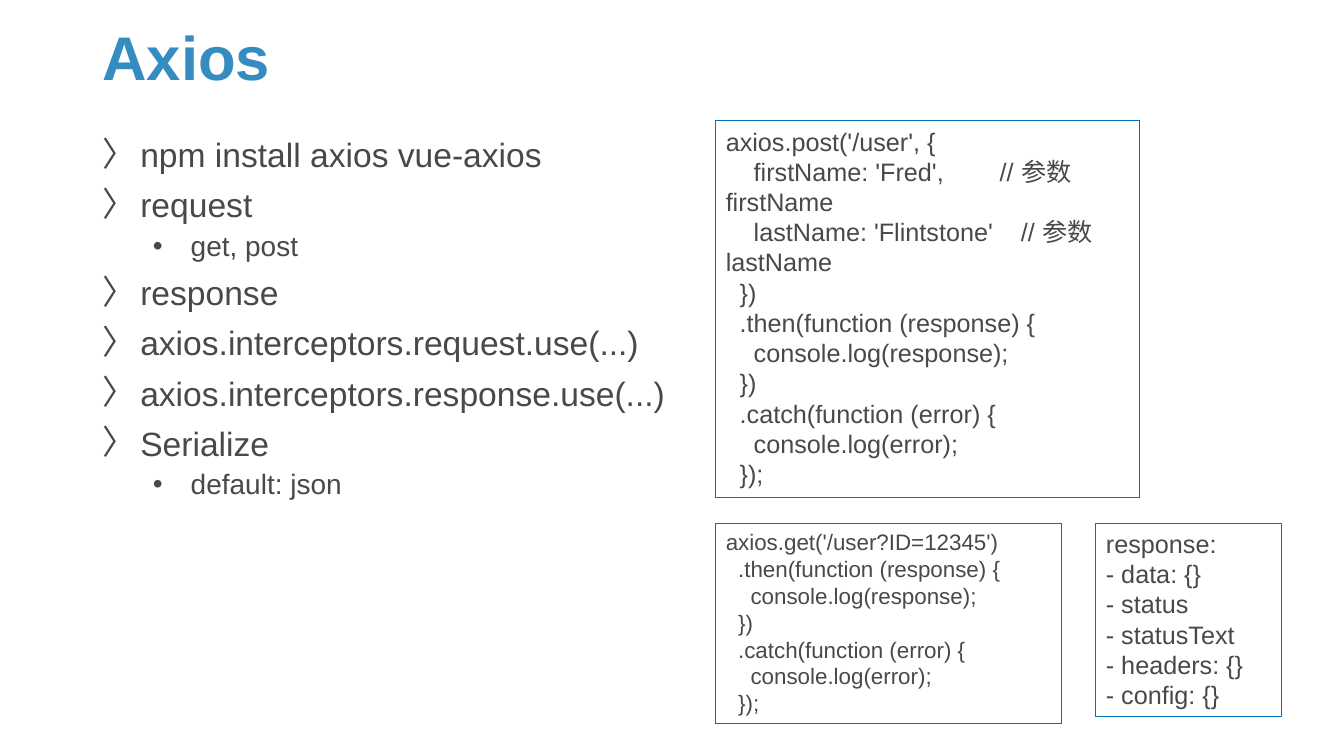
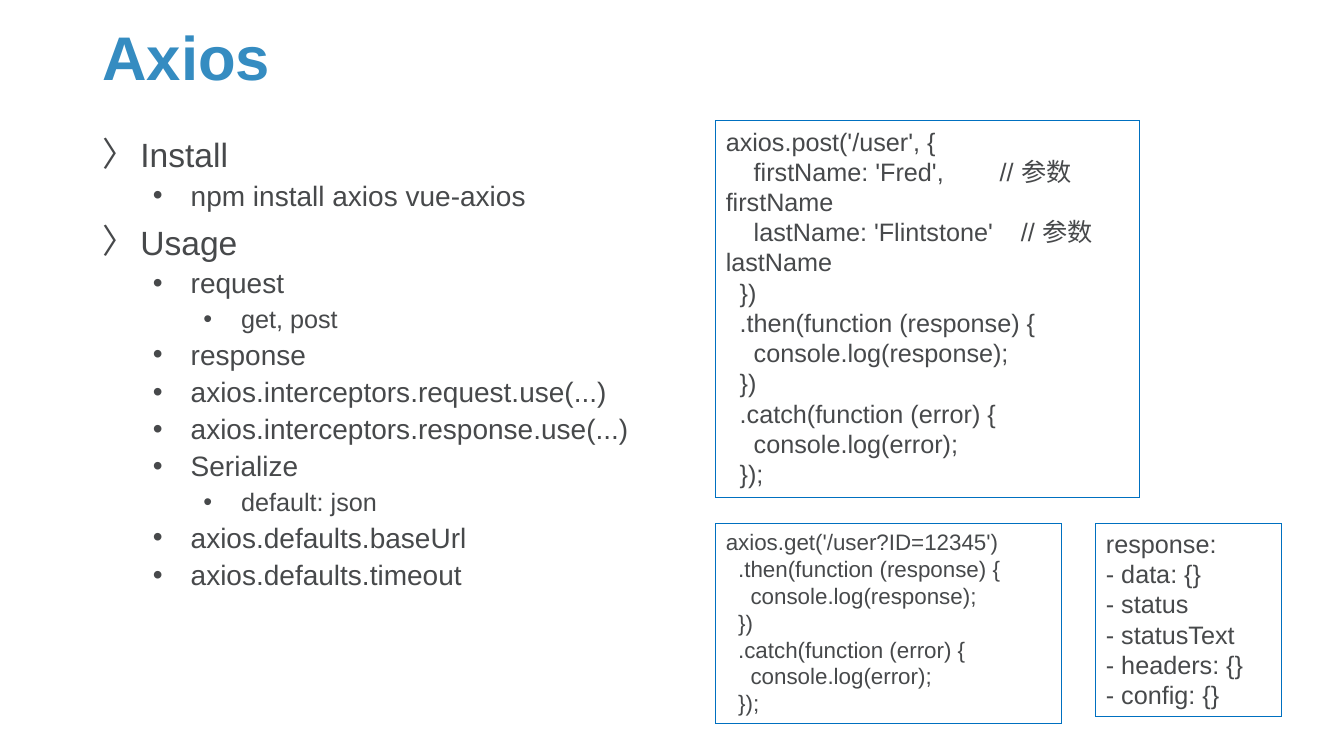
Before and after one commit to Sparks-Lu/TechNotes, a slide deck: slide 17 of Web/Vue-Notes.pptx (slide 16 before the commit). Drawn at 1344x756 pixels with LibreOffice and Linux fonts; fonts in the diff are those of the drawing; background and template pictures are left out. Boxes give left, top, right and bottom in pixels: in the first picture for what was removed or moved away, otherwise in the second. Text is boxed around its words. In the diff, an @@ line names an element or a change of style, - is before the commit and + after.

```diff
--- a/Web/Vue-Notes.pptx
+++ b/Web/Vue-Notes.pptx
@@ text at bbox=[140, 142, 228, 168]: paragraph added @@
+〉 Install
@@ text at bbox=[191, 185, 629, 516]: size 24 to 20 pt in "npm install axios vue-axios", "request", "response", "axios.interceptors.request.use(...)" and 2 more places; size 20 to 18 pt in "get, post", "default: json"; bullet 〉 to •; list level 1 to 2 in "npm install axios vue-axios"; list level 1 to 2 in "request"; list level 2 to 3 in "get, post"; list level 1 to 2 in "response"; list level 1 to 2 in "axios.interceptors.request.use(...)"; list level 1 to 2 in "axios.interceptors.response.use(...)"; list level 1 to 2 in "Serialize"; list level 2 to 3 in "default: json" @@
@@ text at bbox=[140, 232, 237, 262]: paragraph added @@
+〉 Usage
@@ text at bbox=[191, 527, 467, 586]: paragraphs added @@
+  • axios.defaults.baseUrl
+  • axios.defaults.timeout
```
Also in this commit, not shown: 6 other slides changed, 17 slides added, 28 other files.
